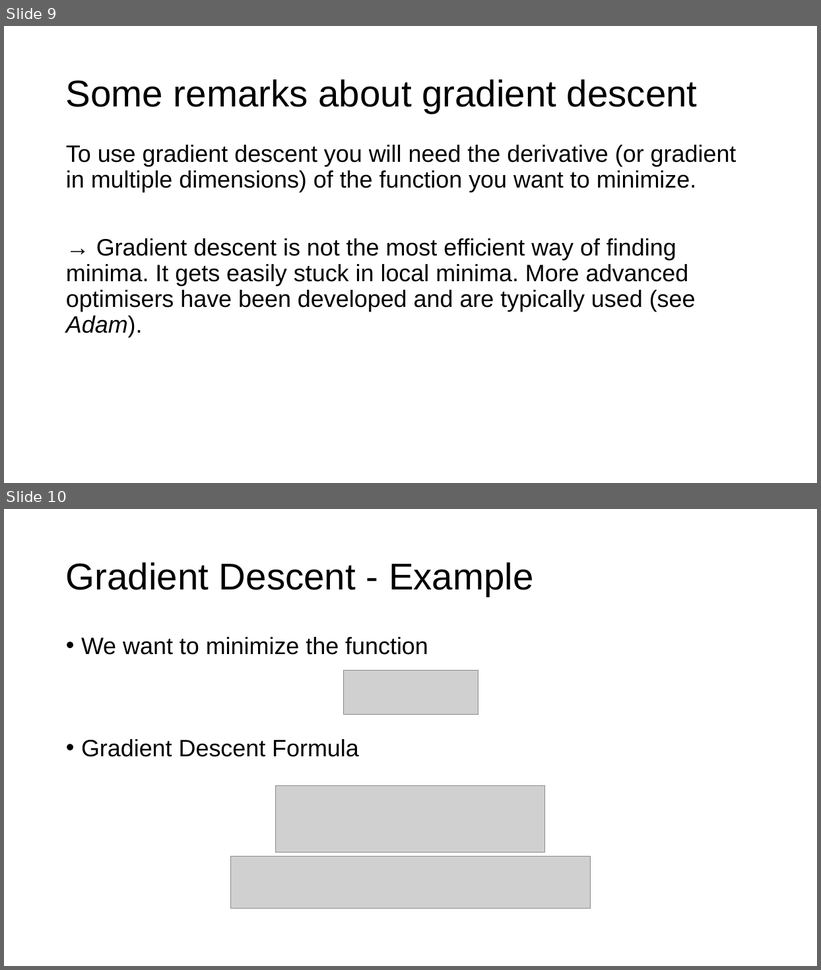
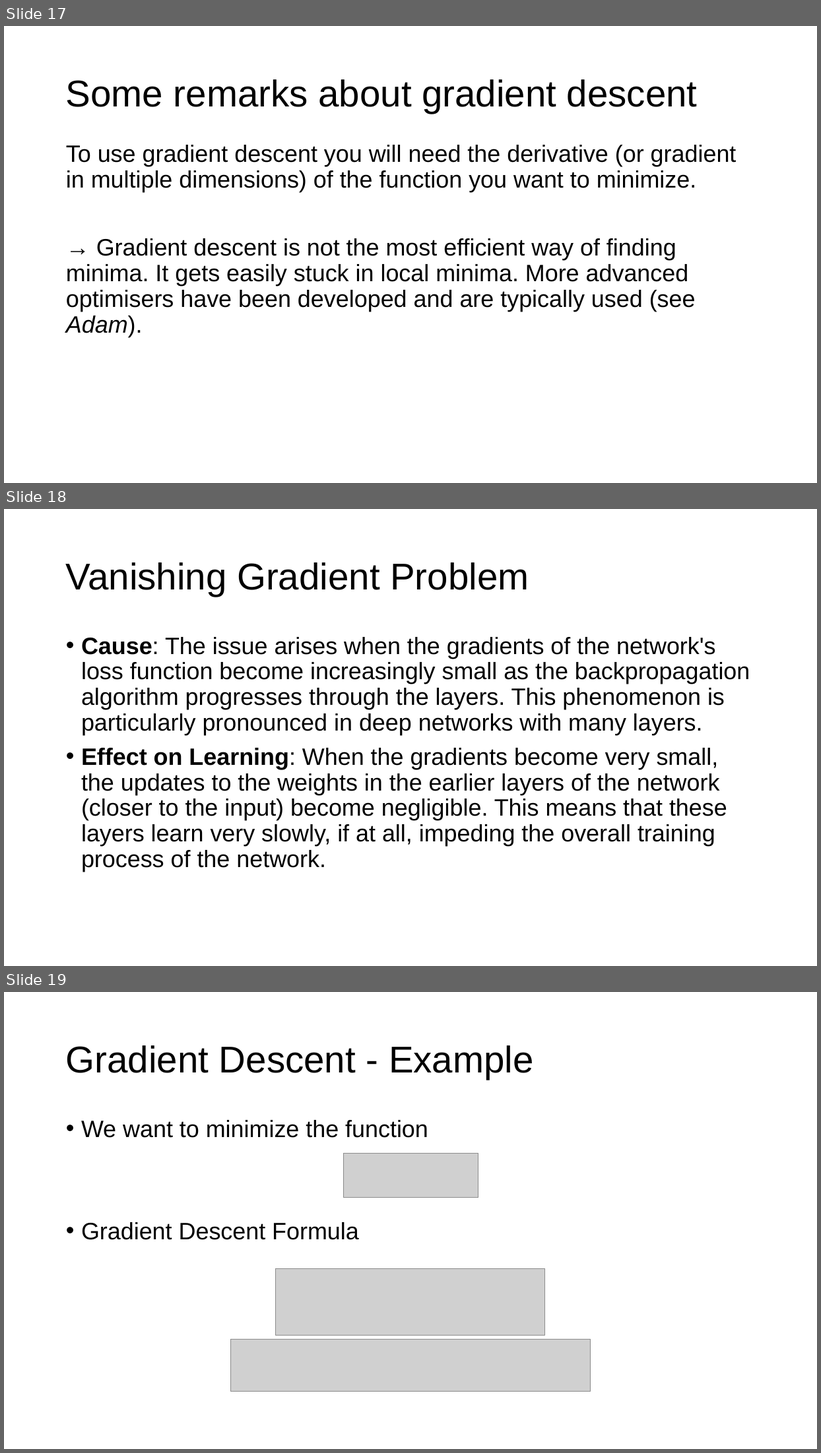
Before and after one commit to toelt-llc/MACHINE-LEARNING-SCHOOL-INAF, a slide deck: DAY1/02 - Calculus and Gradient Descent/Gradient Descent Part I.pptx. Shown one above the other, each under a label of ours: slides 9 and 10 before the commit, slides 17, 18 and 19 after it. The pictures are 821x970 and 821x1453 pixels, drawn with LibreOffice and Linux fonts; fonts in the diff are those of the drawing; grey boxes stand for pictures. Boxes give left, top, right and bottom in pixels: in the first picture for what was removed or moved away, otherwise in the second. Text is boxed around its words. In the diff, an @@ line names an element or a change of style, - is before the commit and + after.

```diff
--- a/DAY1/02 - Calculus and Gradient Descent/Gradient Descent Part I.pptx
+++ b/DAY1/02 - Calculus and Gradient Descent/Gradient Descent Part I.pptx
@@ slide 18 added at <box>4,509,817,966</box>, background #FFFFFF @@
@@ title added at <box>66,562,529,596</box>, 44 pt, text #000000 @@
+Vanishing Gradient Problem
@@ text added at <box>81,637,750,872</box>, 28 pt, text #000000 @@
+• Cause: The issue arises when the gradients of the network's loss function become increasingly small as the backpropagation algorithm progresses through the layers. This phenomenon is particularly pronounced in deep networks with many layers.
+• Effect on Learning: When the gradients become very small, the updates to the weights in the earlier layers of the network (closer to the input) become negligible. This means that these layers learn very slowly, if at all, impeding the overall training process of the network.
@@ what was slide 9 is now slide 17 @@
@@ what was slide 10 is now slide 19 @@
```
Also in this commit, not shown: 9 other slides added, 1 slide removed, 3 other files.
